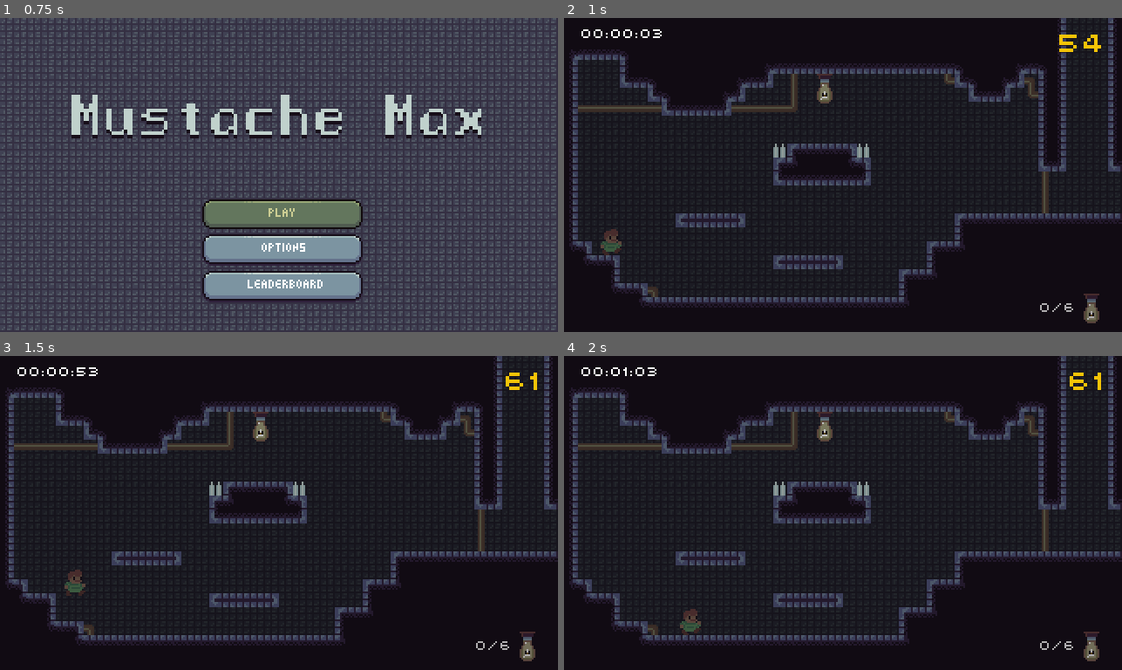
Above: before the commit, frames 1-4 (two rows, left to right).
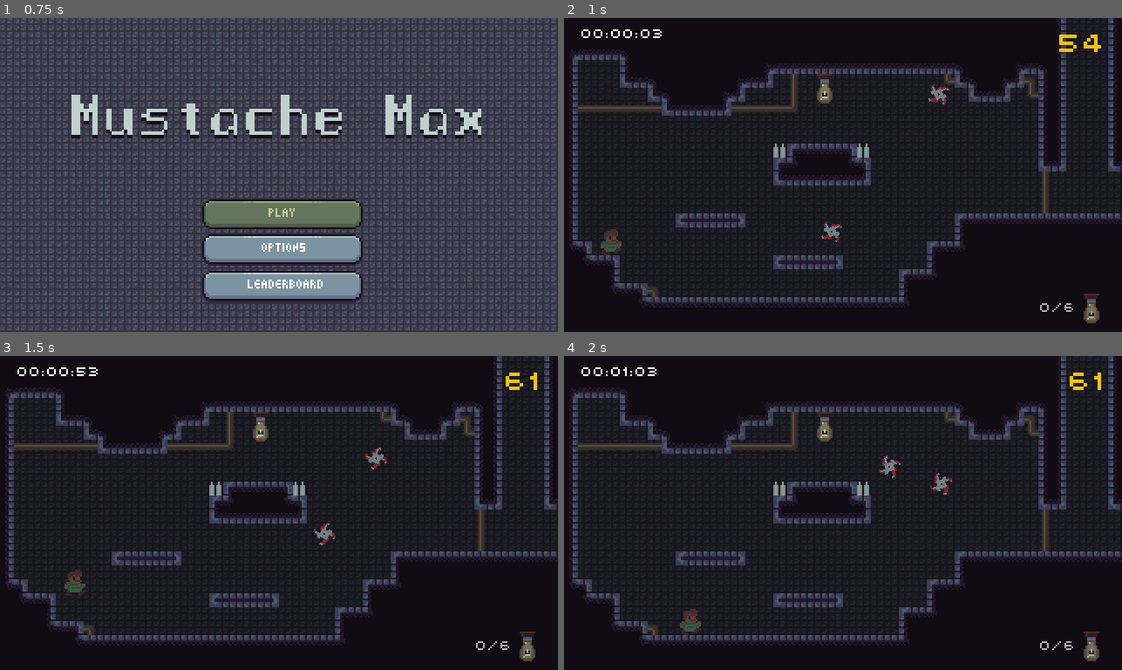
Above: after the commit, the same moments.

Repository: BrokenCogGames/MustacheMax
Game: Godot game, scene res://scenes/MainMenu.tscn
Same seed, same stepped clock (60 frames per second), same inputs: the game is played once before the commit and once after it.
Inputs (mouse positions are in pixels of both pictures, inside the frame that each line leads up to):
- Up to frame 1 (0.75 s): click (284, 212) at 0.5 s
- Up to frame 2 (1 s): no input
- Up to frame 3 (1.5 s): hold Right (ui_right) from 1.28 s (still down); tap X (dash) at 1.35 s
- Up to frame 4 (2 s): keep holding Right (ui_right); tap Z (jump) at 1.52 s

Frame 1 is identical in both runs. In frame 2, 0.2% of the frame differs, in the area x 46-70%, y 21-72%; in frame 3, 0.2%, in the area x 56-70%, y 29-61%; in frame 4, 0.2%.

Commit message:
Add to base level

Diff:
--- a/scenes/BaseLevel.tscn
+++ b/scenes/BaseLevel.tscn
@@ -11,6 +11,8 @@
 [ext_resource path="res://scenes/LightBulb.tscn" type="PackedScene" id=9]
 [ext_resource path="res://scenes/LightbulbsFound.tscn" type="PackedScene" id=10]
 [ext_resource path="res://scenes/FPS.tscn" type="PackedScene" id=11]
+[ext_resource path="res://scenes/DiskSawCircle.tscn" type="PackedScene" id=12]
+[ext_resource path="res://scenes/DiskSawLine.tscn" type="PackedScene" id=13]
 
 [sub_resource type="RectangleShape2D" id=1]
 extents = Vector2( 338.889, 179.864 )
@@ -28,21 +30,27 @@
 
 [node name="LightBulb_1" parent="." instance=ExtResource( 9 )]
 position = Vector2( 149.493, 40.4672 )
+light_on = false
 
 [node name="LightBulb_2" parent="." instance=ExtResource( 9 )]
 position = Vector2( 189.057, -151.407 )
+light_on = false
 
 [node name="LightBulb_3" parent="." instance=ExtResource( 9 )]
 position = Vector2( 532.537, 40.5104 )
+light_on = false
 
 [node name="LightBulb_4" parent="." instance=ExtResource( 9 )]
 position = Vector2( 382.59, 216.422 )
+light_on = false
 
 [node name="LightBulb_5" parent="." instance=ExtResource( 9 )]
 position = Vector2( -300.567, -159.403 )
+light_on = false
 
 [node name="LightBulb_6" parent="." instance=ExtResource( 9 )]
 position = Vector2( 938.807, 16.482 )
+light_on = false
 
 [node name="Midground" type="TileMap" parent="."]
 modulate = Color( 0.670588, 0.670588, 0.670588, 1 )
@@ -93,7 +101,28 @@
 color = Color( 0.752941, 0.752941, 0.752941, 1 )
 
 [node name="LightbulbsFound" parent="." instance=ExtResource( 10 )]
+lights_found = 0
+lights_total = 3
 
 [node name="FPS" parent="." instance=ExtResource( 11 )]
+
+[node name="DiskSawCircle" parent="." instance=ExtResource( 12 )]
+position = Vector2( 150.563, 82.687 )
+RotateSpeed = 2.0
+animation_duration = 0.45
+
+[node name="RadiusPosition" type="Position2D" parent="DiskSawCircle"]
+position = Vector2( -1.19165, -39.7215 )
+
+[node name="DiskSawLine" parent="." instance=ExtResource( 13 )]
+position = Vector2( 214.912, 78.3176 )
+speed = 30.0
+animation_duration = 0.45
+
+[node name="Position1" type="Position2D" parent="DiskSawLine"]
+position = Vector2( -0.397217, -35.7493 )
+
+[node name="Position2" type="Position2D" parent="DiskSawLine"]
+position = Vector2( 1.58887, 42.1048 )
 [connection signal="body_entered" from="Camera2D/CameraArea" to="Camera2D" method="_on_CameraArea_body_entered"]
 [connection signal="body_exited" from="Camera2D/CameraArea" to="Camera2D" method="_on_CameraArea_body_exited"]
Not shown: 1 places in scenes/BaseLevel.tscn that only renumber resources
